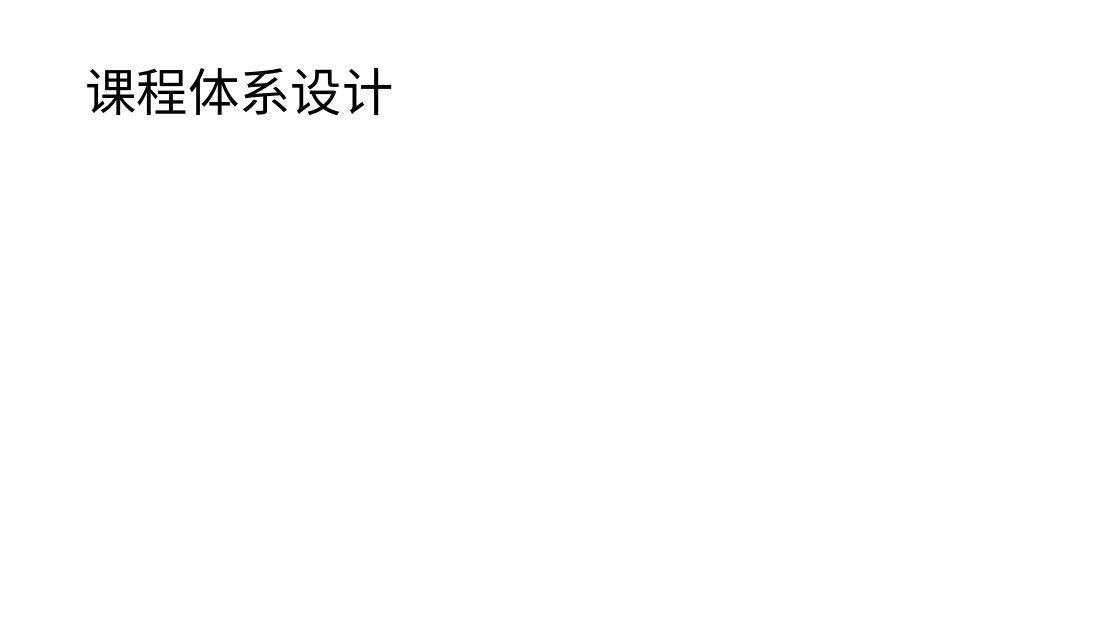
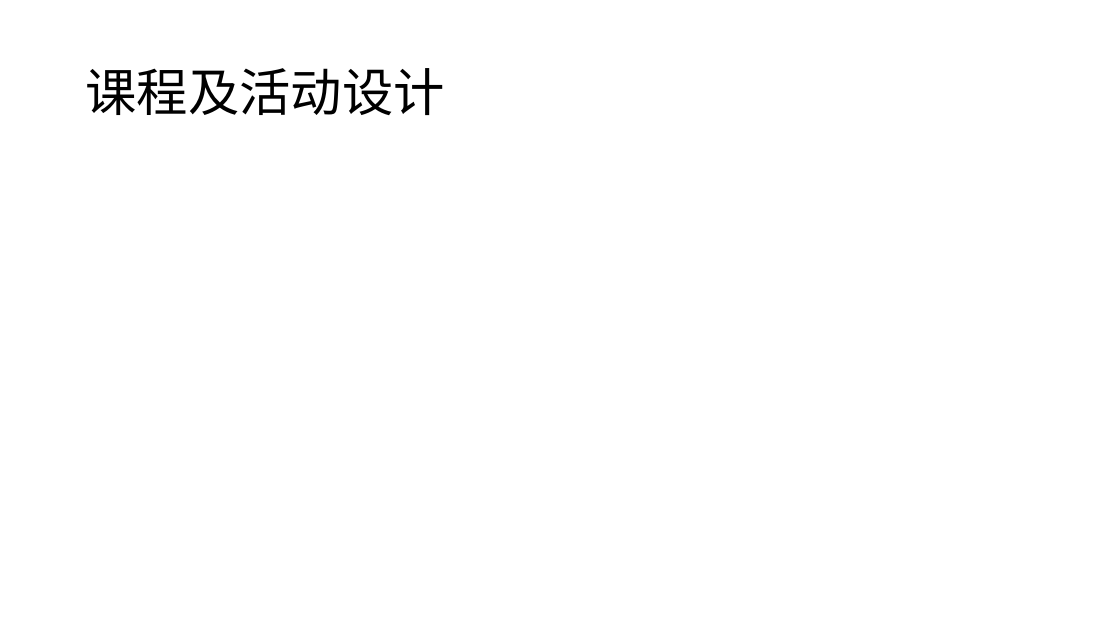
Before and after one commit to woodyme/i.center_my_workzone, a slide deck: slide 2 of 训练中心创客交叉融合空间建设/中心项目申请/中期汇报.pptx. Drawn at 1120x630 pixels with LibreOffice and Linux fonts; fonts in the diff are those of the drawing. Boxes give left, top, right and bottom in pixels: in the first picture for what was removed or moved away, otherwise in the second. Text is boxed around its words. In the diff, an @@ line names an element or a change of style, - is before the commit and + after.

Commit message:
add 精雕工件设计图, update 训练中心规划方案

```diff
--- a/训练中心创客交叉融合空间建设/中心项目申请/中期汇报.pptx
+++ b/训练中心创客交叉融合空间建设/中心项目申请/中期汇报.pptx
@@ title at (85,68,444,115): text changed @@
-课程体系设计
+课程及活动设计
```
Also in this commit, not shown: 3 other slides changed, 8 other files.
